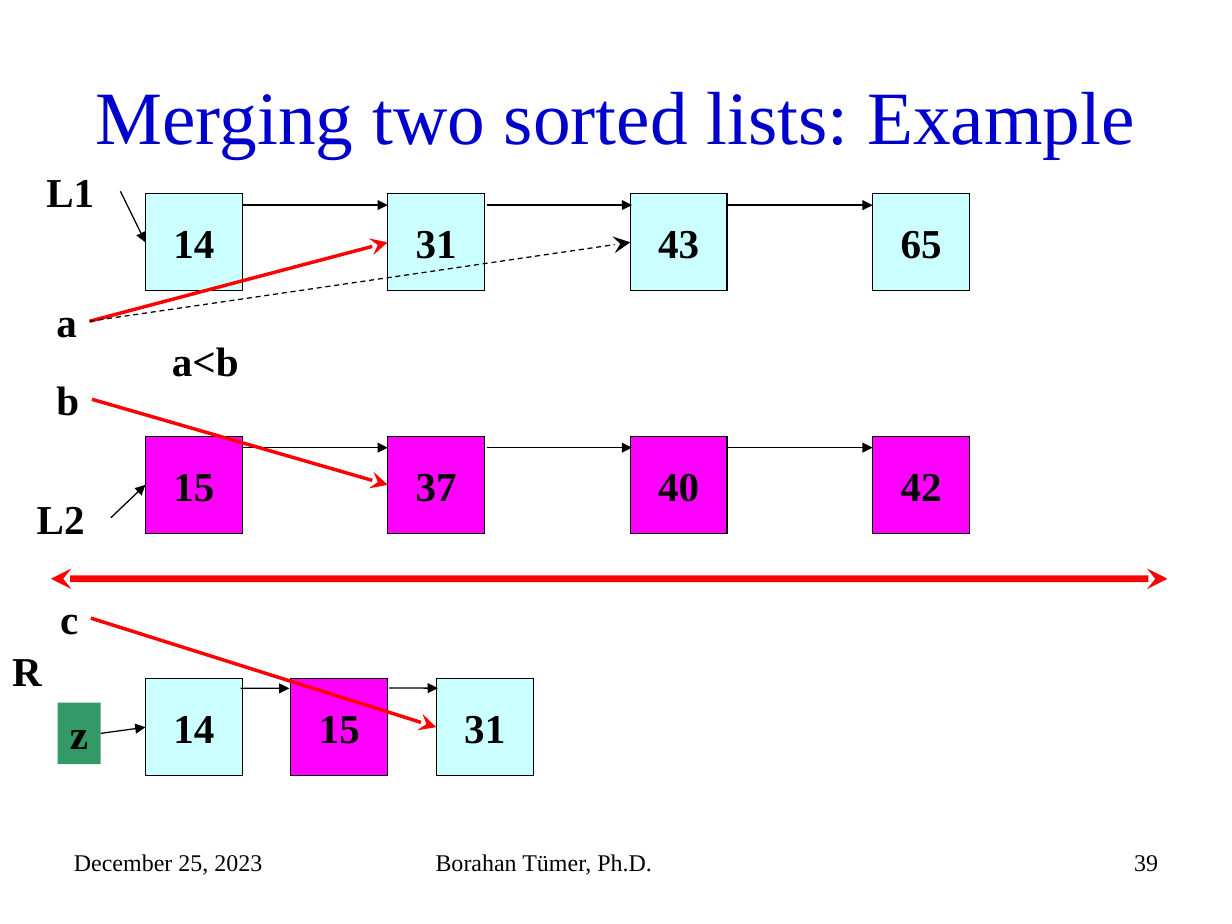
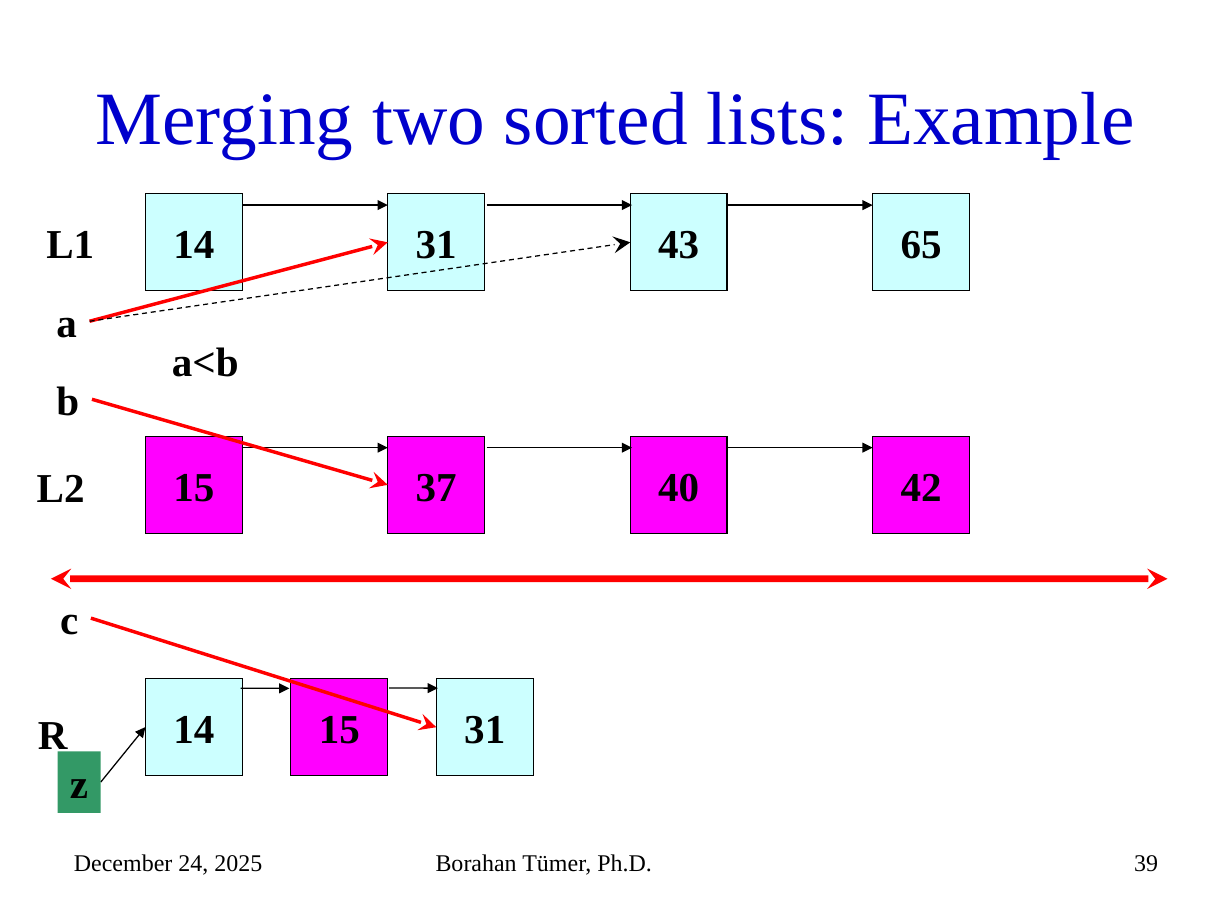
Before and after one commit to mehmetkayacse/cse225, a slide deck: slide 39 of files/Week9.pptx. Drawn at 1232x924 pixels with LibreOffice and Linux fonts; fonts in the diff are those of the drawing. Boxes give left, top, right and bottom in pixels: in the first picture for what was removed or moved away, otherwise in the second. Text is boxed around its words. In the diff, an @@ line names an element or a change of style, - is before the commit and + after.

```diff
--- a/files/Week9.pptx
+++ b/files/Week9.pptx
@@ arrow removed from (121, 191) to (145, 243) @@
@@ text "L1": place and size @@
-text "L1" at <box>46,180,94,207</box>
+text "L1" at <box>46,231,94,258</box>
@@ text "L2": place and size @@
-text "L2" at <box>37,506,85,534</box>
+text "L2" at <box>37,474,85,502</box>
@@ arrow removed from (111, 517) to (145, 485) @@
@@ text "R" rewrapped from <box>12,659,42,686</box> to <box>38,722,68,757</box> @@
@@ arrow moved from (101, 733) - (145, 727) to (101, 782) - (145, 727) @@
@@ rectangle "z": place and size @@
-rectangle "z" at <box>58,702,101,764</box>
+rectangle "z" at <box>58,752,101,813</box>
@@ text at <box>74,854,262,875</box>: text changed @@
-December 25, 2023
+December 24, 2025
```
Also in this commit, not shown: 85 other slides changed, 4 other files.
